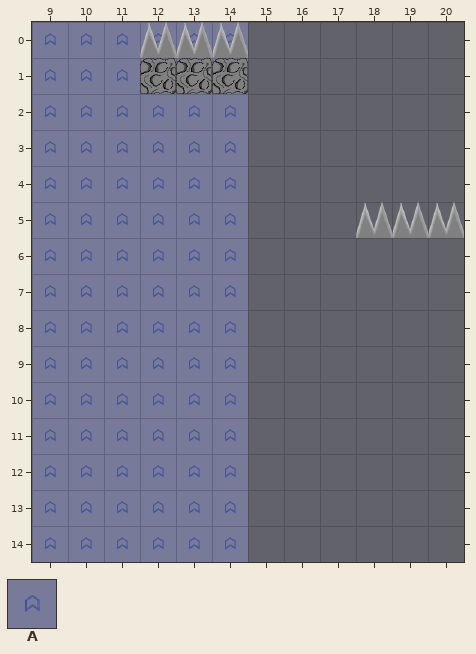
Tiled map, stored at core/assets/levels/level1.tmx. That is the earlier state.
Cells are 64x64 px. Shown: x 9..20, y 0..14.
Key: from "ASEC P": A 13 "gravity_zone".
_ is an empty cell.
Objects are placed by their top-left corner, in cells (3,4 is the top-left corner of cell 3,4); size is 1x1 cell unless given.
Layer "gravity" before, first column x 9:
 0 AAAAAA______
 1 AAAAAA______
 2 AAAAAA______
 3 AAAAAA______
 4 AAAAAA______
 5 AAAAAA______
 6 AAAAAA______
 7 AAAAAA______
 8 AAAAAA______
 9 AAAAAA______
10 AAAAAA______
11 AAAAAA______
12 AAAAAA______
13 AAAAAA______
14 AAAAAA______
And afterwards:
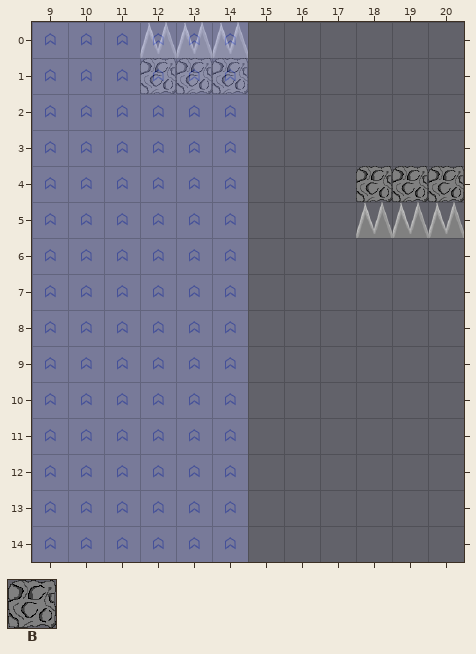
Further tiles: from "ASEC P": B 10 "basic_block".
See-through tiles are keyed as they look on the map.
From old to new:
Layer "gravity" (removed):
y 0..1: x 12..14 AAA -> ___
Layer "gravity" (added):
added: A "gravity_zone" at 12,0
added: A "gravity_zone" at 13,0
added: A "gravity_zone" at 14,0
added: A "gravity_zone" at 14,1
added: A "gravity_zone" at 13,1
added: A "gravity_zone" at 12,1
Layer "block3" (added):
added: B "basic_block" at 18,4
added: B "basic_block" at 19,4
added: B "basic_block" at 20,4
